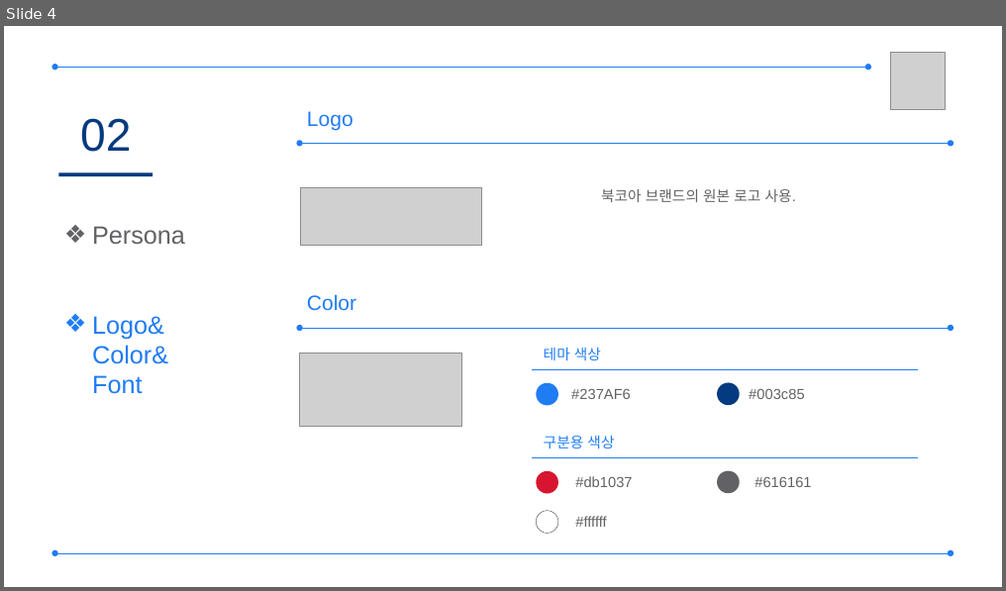
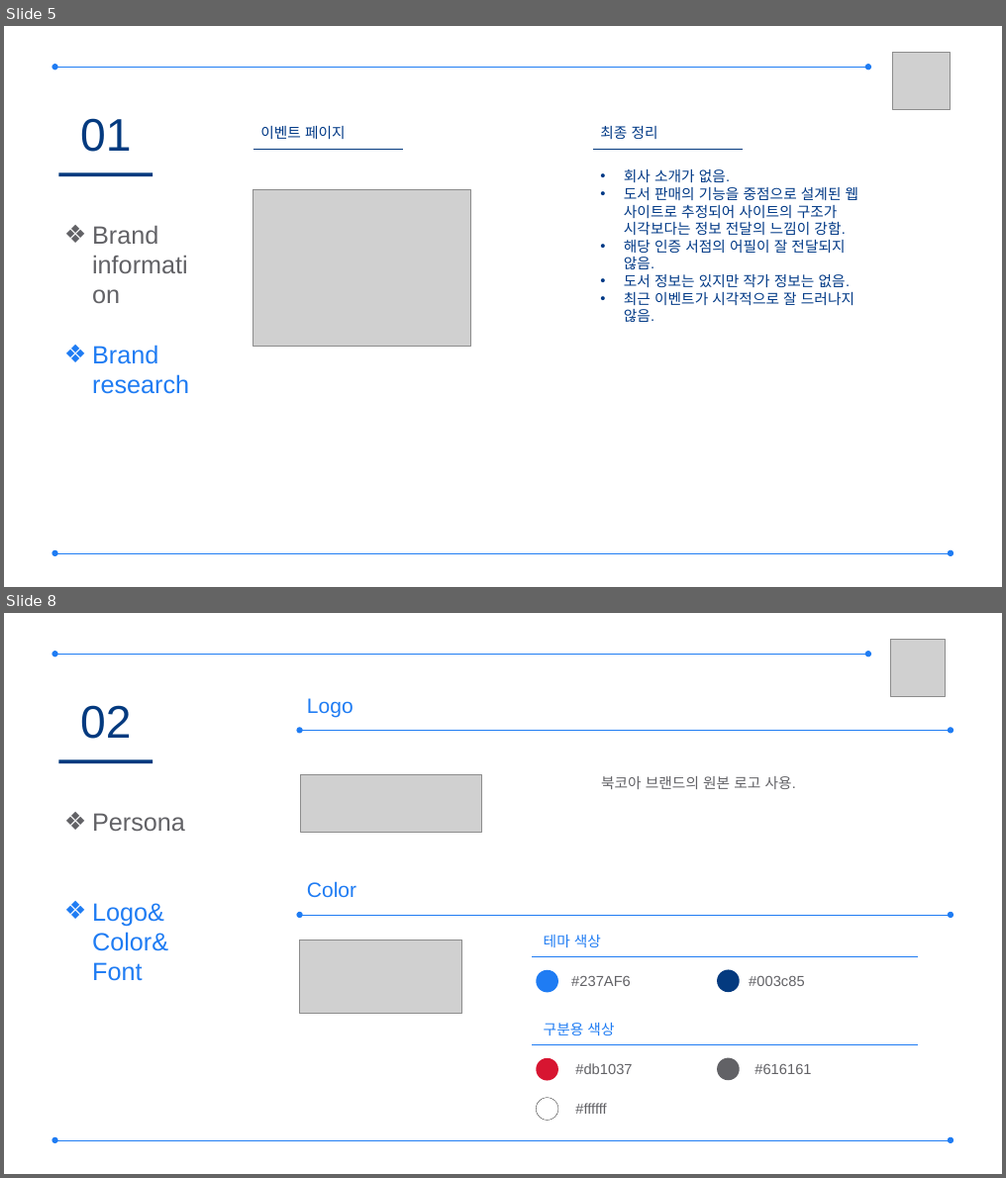
Before and after one commit to naisha855/Project_4, a slide deck: Plan/프레젠테이션1.pptx. Shown one above the other, each under a label of ours: slide 4 before the commit, slides 5 and 8 after it; the slides between them are not shown. The pictures are 1006x591 and 1006x1178 pixels, drawn with LibreOffice and Linux fonts; fonts in the diff are those of the drawing; grey boxes stand for pictures. Boxes give left, top, right and bottom in pixels: in the first picture for what was removed or moved away, otherwise in the second. Text is boxed around its words. In the diff, an @@ line names an element or a change of style, - is before the commit and + after.

```diff
--- a/Plan/프레젠테이션1.pptx
+++ b/Plan/프레젠테이션1.pptx
@@ slide 5 added at (4,26,1002,587), background #FFFFFF @@
@@ picture added at (893,52,950,110) @@
@@ double arrow added from (54, 68) to (868, 68), #1F7CF3 0.5 pt @@
@@ text added at (80,118,131,152), 44 pt, text #043A7F @@
+01
@@ text added at (260,126,346,139), 14 pt, text #013986 @@
+이벤트 페이지
@@ text added at (600,126,658,139), 14 pt, text #013986 @@
+최종 정리
@@ rectangle added at (58,173,152,176), fill #043A7F @@
@@ line added from (253, 149) to (403, 149), #043A7F 0.5 pt @@
@@ line added from (593, 149) to (743, 149), #043A7F 0.5 pt @@
@@ text added at (624,170,859,322), 14 pt, text #013986 @@
+• 회사 소개가 없음.
+• 도서 판매의 기능을 중점으로 설계된 웹 사이트로 추정되어 사이트의 구조가 시각보다는 정보 전달의 느낌이 강함.
+• 해당 인증 서점의 어필이 잘 전달되지 않음.
+• 도서 정보는 있지만 작가 정보는 없음.
+• 최근 이벤트가 시각적으로 잘 드러나지 않음.
@@ picture added at (252,189,471,347) @@
@@ text added at (92,225,189,394), 24 pt, text #626266 @@
+❖ Brand information
+❖ Brand research
@@ double arrow added from (54, 554) to (951, 554), #1F7CF3 0.5 pt @@
@@ what was slide 4 is now slide 8 @@
```
Also in this commit, not shown: 2 slides changed, 8 other slides added, 1 slide removed, 2 other files.
